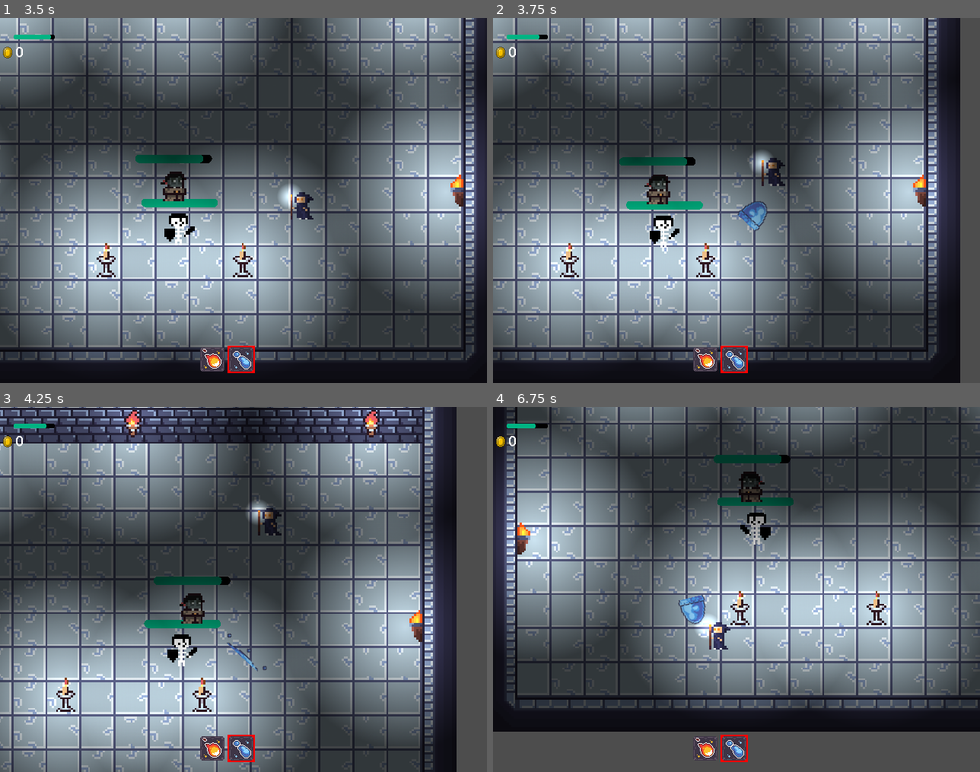
Above: before the commit, frames 1-4 (two rows, left to right).
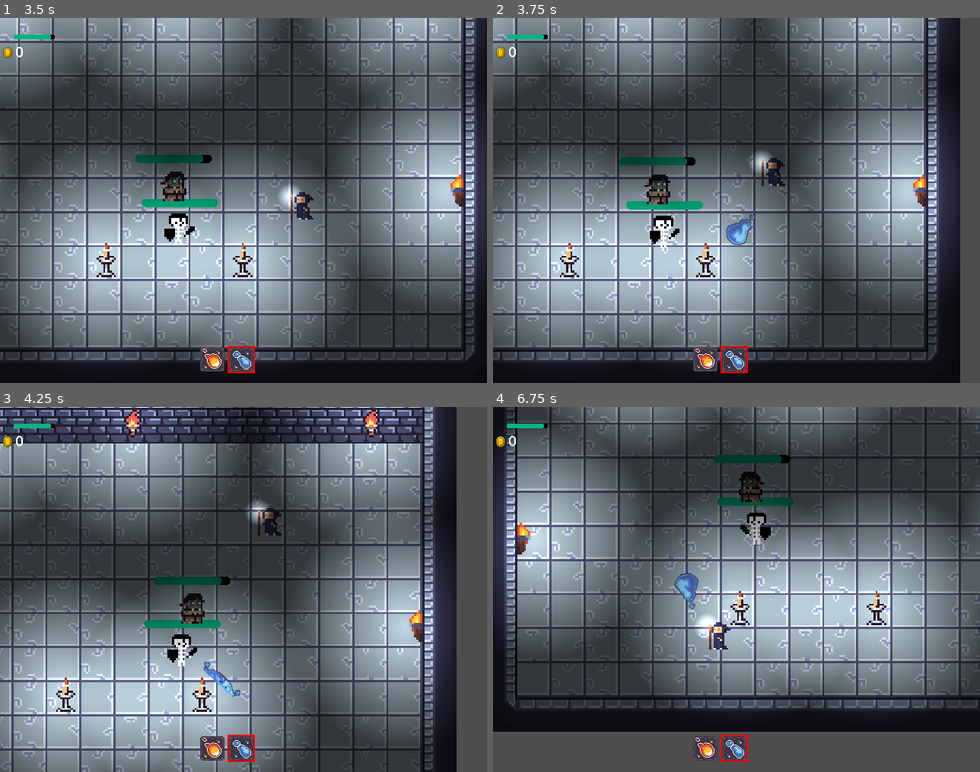
Above: after the commit, the same moments.

Repository: always-hehe-devs/top-down-game
Game: Godot game, scene res://World.tscn
The game is run twice, just before and just after one commit, with the same random seed, the same clock (stepped at 60 frames per second) and the same inputs.
Inputs (mouse positions are in pixels of both pictures, inside the frame that each line leads up to):
- Up to frame 1 (3.5 s): click "OK" at 0.5 s; tap Enter at 1.25 s; move the mouse to (350, 182) at 1.27 s; hold D (right) 1.28-2.03 s; tap Q (attack_1) at 1.35 s; move the mouse to (146, 218) at 2.02 s; hold S (down) 2.03-2.78 s; tap E (attack_2) at 2.1 s; move the mouse to (292, 120) at 2.77 s; hold D (right) from 2.78 s (still down); hold Space (dash) from 2.78 s (still down)
- Up to frame 2 (3.75 s): move the mouse to (712, 273) at 3.52 s; release D (right) at 3.53 s; release Space (dash) at 3.53 s; hold W (up) from 3.53 s (still down); click (712, 273) at 3.6 s
- Up to frame 3 (4.25 s): keep holding W (up)
- Up to frame 4 (6.75 s): move the mouse to (882, 644) at 4.27 s; release W (up) at 4.28 s; hold A (left) 4.28-5.78 s; tap Q (attack_1) at 4.35 s; move the mouse to (590, 534) at 5.02 s; tap E (attack_2) at 5.1 s; move the mouse to (760, 589) at 5.77 s; hold S (down) 5.78-6.53 s; hold Space (dash) 5.78-6.53 s; move the mouse to (663, 498) at 6.52 s; hold D (right) from 6.53 s (still down); click (663, 498) at 6.6 s

Frame 1 is identical in both runs. In frame 2, 0.6% of the frame differs, in the area x 9-57%, y 4-63%; in frame 3, 0.3%; in frame 4, 0.6%, in the area x 8-44%, y 4-60%.

Commit message:
Fixed fireball hitbox

Diff:
--- a/HitBox.gd
+++ b/HitBox.gd
@@ -7,6 +7,7 @@
 
 func on_hit():
 	if get_parent().has_method("on_hit"):
+		print(get_parent())
 		get_parent().on_hit()
 
 func set_disabled(is_disabled):
--- a/HurtBox.gd
+++ b/HurtBox.gd
@@ -10,7 +10,8 @@
 	connect("area_entered", _on_area_entered)
 
 func _on_area_entered(hitbox: HitBox):
-	if hitbox.owner != owner && owner.has_method("take_damage"):
+	## "hitbox.owner.get_parent() != owner" - this is check for fireball if its owner is not the player who throws spell
+	if (hitbox.owner != owner and hitbox.owner.get_parent() != owner) && owner.has_method("take_damage"):
 		owner.take_damage(hitbox.damage)
 		hitbox.on_hit()
 
